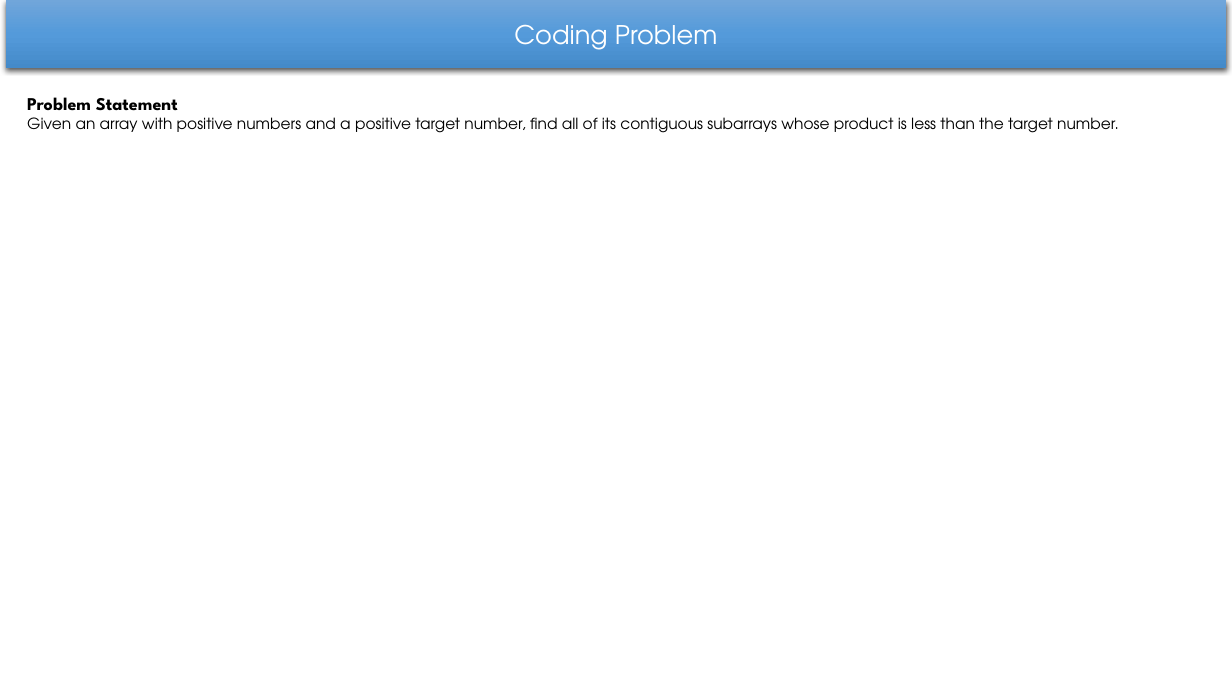
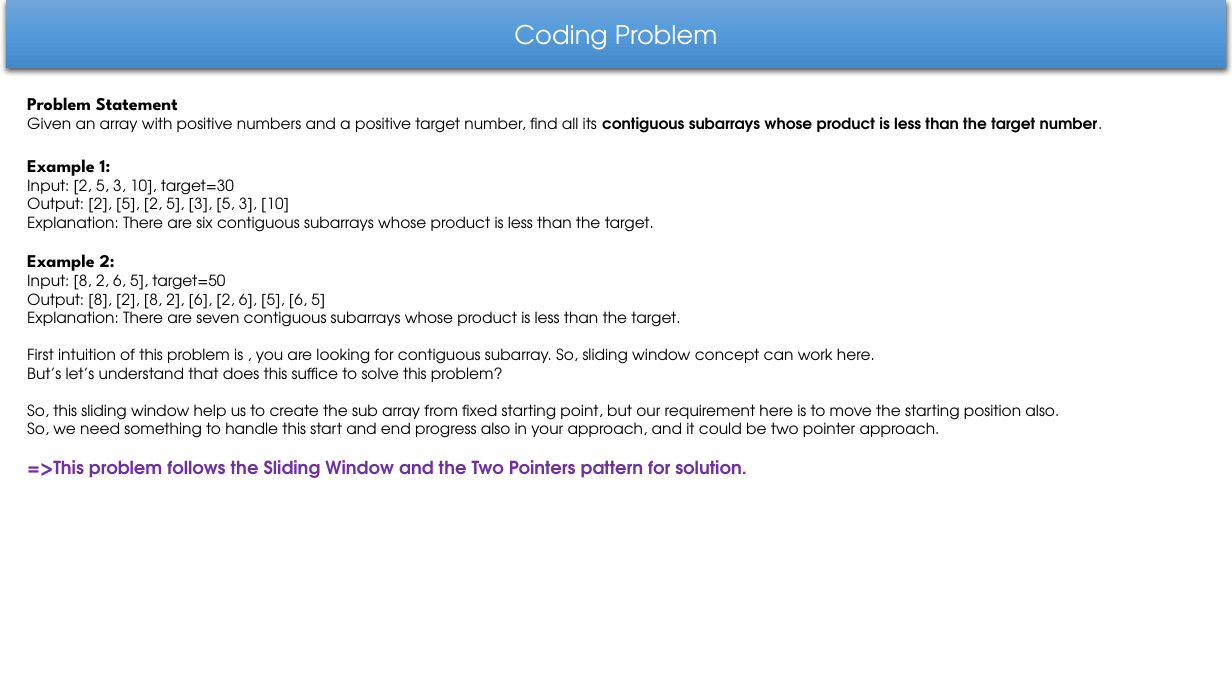
Before and after one commit to abmishra1234/Coding-Interview, a slide deck: slide 1 of 13-Jan-2022-5AM-Coding-Practice.pptx. Drawn at 1232x693 pixels with LibreOffice and Linux fonts; fonts in the diff are those of the drawing. Boxes give left, top, right and bottom in pixels: in the first picture for what was removed or moved away, otherwise in the second. Text is boxed around its words. In the diff, an @@ line names an element or a change of style, - is before the commit and + after.

```diff
--- a/13-Jan-2022-5AM-Coding-Practice.pptx
+++ b/13-Jan-2022-5AM-Coding-Practice.pptx
@@ text at box(27, 117, 1103, 478): text changed @@
-Given an array with positive numbers and a positive target number, find all of its contiguous subarrays whose product is less than the target number.
+Given an array with positive numbers and a positive target number, find all its contiguous subarrays whose product is less than the target number.
+Example 1:
+Input: [2, 5, 3, 10], target=30
+Output: [2], [5], [2, 5], [3], [5, 3], [10]
+Explanation: There are six contiguous subarrays whose product is less than the target.
+Example 2:
+Input: [8, 2, 6, 5], target=50
+Output: [8], [2], [8, 2], [6], [2, 6], [5], [6, 5]
+Explanation: There are seven contiguous subarrays whose product is less than the target.
+First intuition of this problem is , you are looking for contiguous subarray. So, sliding window concept can work here.
+But’s let’s understand that does this suffice to solve this problem?
+So, this sliding window help us to create the sub array from fixed starting point, but our requirement here is to move the starting position also.
+So, we need something to handle this start and end progress also in your approach, and it could be two pointer approach.
+=>This problem follows the Sliding Window and the Two Pointers pattern for solution.
```
Also in this commit, not shown: 1 other file.
